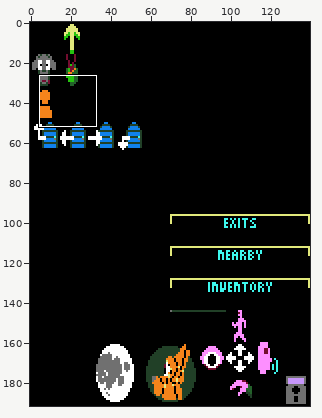
A pixel-art file gets an edit: projects/ludumdare44/assets/ingame.aseprite. Above, an overview of the earlier version with the close-up marked.
Close-up. Before the commit:
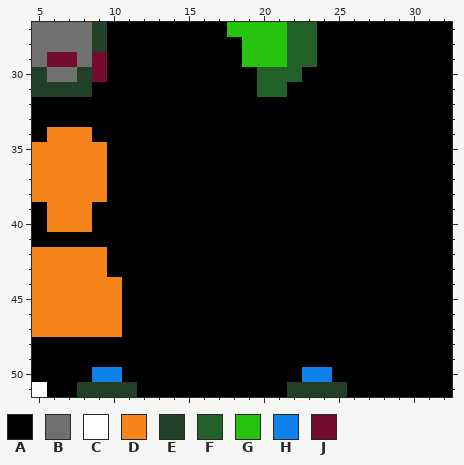
140x192 pixels, 1 frame. Shown: x 5..32, y 27..51.
Visible layers, top first: "disk", "Layer 1".
Palette (. is transparent): A #000000  B #707070  C #ffffff  D #f5841b  E #214027  F #23612a  G #26c30f  H #1081eb  J #730d2f
Pixels before, first column x 5:
27 BBBBEAAAAAAAAGGGGFFAAAAAAAAA
28 BBBBEAAAAAAAAAGGGFFAAAAAAAAA
29 BJJBJAAAAAAAAAGGGFFAAAAAAAAA
30 EBBEJAAAAAAAAAAFFFAAAAAAAAAA
31 EEEEAAAAAAAAAAAFFAAAAAAAAAAA
32 AAAAAAAAAAAAAAAAAAAAAAAAAAAA
33 AAAAAAAAAAAAAAAAAAAAAAAAAAAA
34 ADDDAAAAAAAAAAAAAAAAAAAAAAAA
35 DDDDDAAAAAAAAAAAAAAAAAAAAAAA
36 DDDDDAAAAAAAAAAAAAAAAAAAAAAA
37 DDDDDAAAAAAAAAAAAAAAAAAAAAAA
38 DDDDDAAAAAAAAAAAAAAAAAAAAAAA
39 ADDDAAAAAAAAAAAAAAAAAAAAAAAA
40 ADDDAAAAAAAAAAAAAAAAAAAAAAAA
41 AAAAAAAAAAAAAAAAAAAAAAAAAAAA
42 DDDDDAAAAAAAAAAAAAAAAAAAAAAA
43 DDDDDAAAAAAAAAAAAAAAAAAAAAAA
44 DDDDDDAAAAAAAAAAAAAAAAAAAAAA
45 DDDDDDAAAAAAAAAAAAAAAAAAAAAA
46 DDDDDDAAAAAAAAAAAAAAAAAAAAAA
47 DDDDDDAAAAAAAAAAAAAAAAAAAAAA
48 AAAAAAAAAAAAAAAAAAAAAAAAAAAA
49 AAAAAAAAAAAAAAAAAAAAAAAAAAAA
50 AAAAHHAAAAAAAAAAAAHHAAAAAAAA
51 CAAEEEEAAAAAAAAAAEEEEAAAAAAA
The same view after the edit:
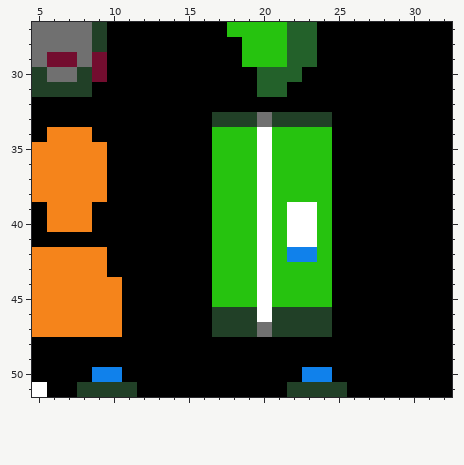
Edits made:
Changed rows in their new state; - is an unchanged pixel.
Layer "disk":
first column x 17:
33 EEEBEEEE
34 GGGCGGGG
35 GGGCGGGG
36 GGGCGGGG
37 GGGCGGGG
38 GGGCGGGG
39 GGGCGCCG
40 GGGCGCCG
41 GGGCGCCG
42 GGGCGHHG
43 GGGCGGGG
44 GGGCGGGG
45 GGGCGGGG
46 EEECEEEE
47 EEEBEEEE
